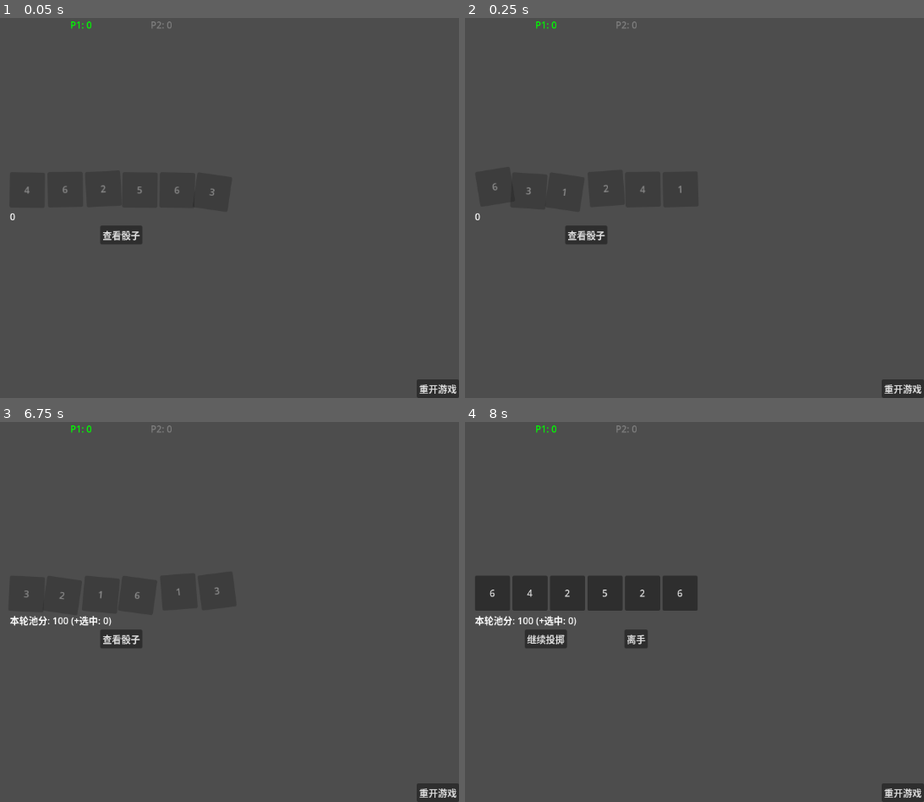
Above: before the commit, frames 1-4 (two rows, left to right).
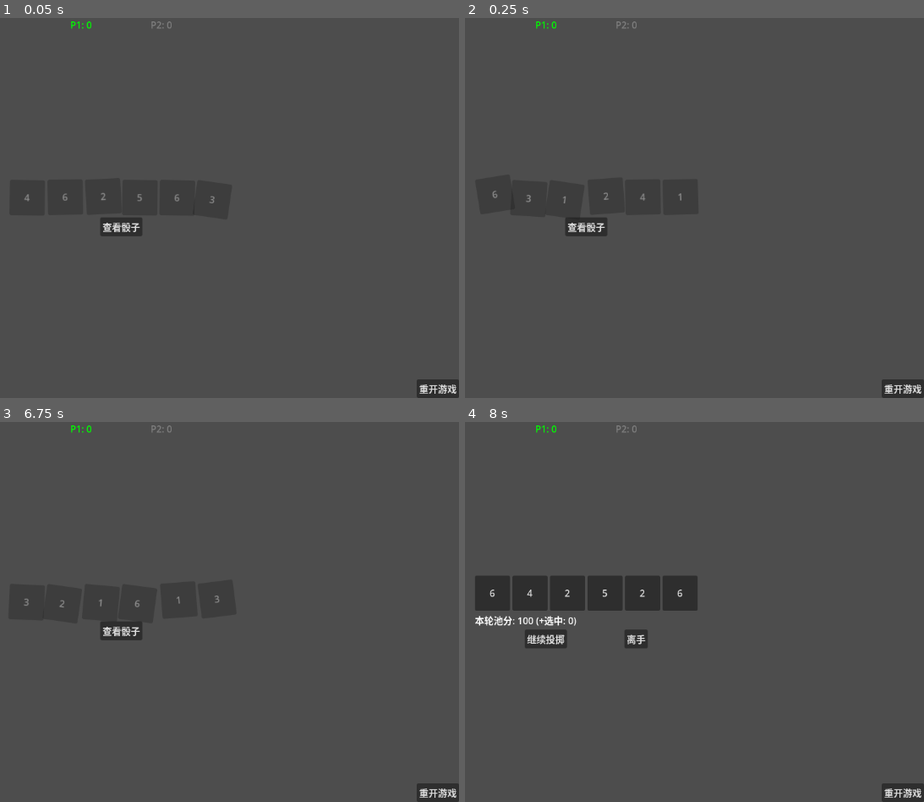
Above: after the commit, the same moments.

Repository: Se6ast1anFan/Farkle
Game: Godot game, scene res://GameTest.tscn
Same seed, same stepped clock (60 frames per second), same inputs: the game is played once before the commit and once after it.
Inputs:
- Up to frame 1 (0.05 s): no input
- Up to frame 2 (0.25 s): no input
- Up to frame 3 (6.75 s): click "重开游戏" at 0.5 s; click "查看骰子" at 1.25 s; click "6" at 2 s; click "4" at 2.75 s; click "2" at 3.5 s; click "1" at 4.25 s; click "6" at 5 s; click "3" at 5.75 s; click "继续投掷" at 6.5 s
- Up to frame 4 (8 s): click "查看骰子" at 7.25 s

The runs differ from the first frame. In frame 1, 0.7% of the frame differs, in the area x 2-47%, y 44-60%; in frame 2, 0.7%; in frame 3, 0.9%, in the area x 2-48%, y 43-60%; in frame 4, nothing differs.

Commit message:
修复重开游戏按钮状态异常并优化计分板显示逻辑

Diff:
--- a/GameTest.gd
+++ b/GameTest.gd
@@ -50,6 +50,9 @@
 # --- 游戏流程 ---
 
 func start_game():
+	roll_btn.disabled = false
+	bank_btn.disabled = false
+	stop_btn.disabled = false
 	total_scores = [0, 0]
 	current_player_index = 0
 	is_game_over = false
@@ -61,14 +64,15 @@
 	current_selection_score = 0
 	is_busted = false
 
-	# 重置骰子
+	# --- 新增：新回合开始先隐藏分数板 ---
+	score_label.visible = false
+	# --------------------------------
+
 	for die in container.get_children():
 		die.visible = true
 		die.button_pressed = false
 		die.disabled = false
-		die.reset_visual_transform() # 归位
-
-	# 直接开始摇！
+		die.reset_visual_transform()
 	start_rolling_anim()
 
 func switch_turn():
@@ -81,7 +85,7 @@
 # 开始摇动动画
 func start_rolling_anim():
 	is_rolling = true
-
+	score_label.visible = false
 	# UI 切换：隐藏操作按钮，显示停止按钮
 	roll_btn.visible = false
 	bank_btn.visible = false
@@ -168,6 +172,7 @@
 
 func handle_bust():
 	is_busted = true
+	score_label.visible = true
 	score_label.text = "爆掉了！！！"
 	score_label.modulate = Color(1, 0, 0)
 
@@ -211,9 +216,12 @@
 	calculate_selection_score()
 
 func calculate_selection_score():
+	# --- 新增：只要开始算分了，就显示 Label ---
+	score_label.visible = true
+	# ------------------------------------
+
 	var values = []
 	for die in container.get_children():
-		if die.visible and die.button_pressed:
-			values.append(die.value)
+		if die.visible and die.button_pressed: values.append(die.value)
 	current_selection_score = ScoreCalculator.calculate_score(values)
 	score_label.text = "本轮池分: %d (+选中: %d)" % [turn_accumulated_score, current_selection_score]
